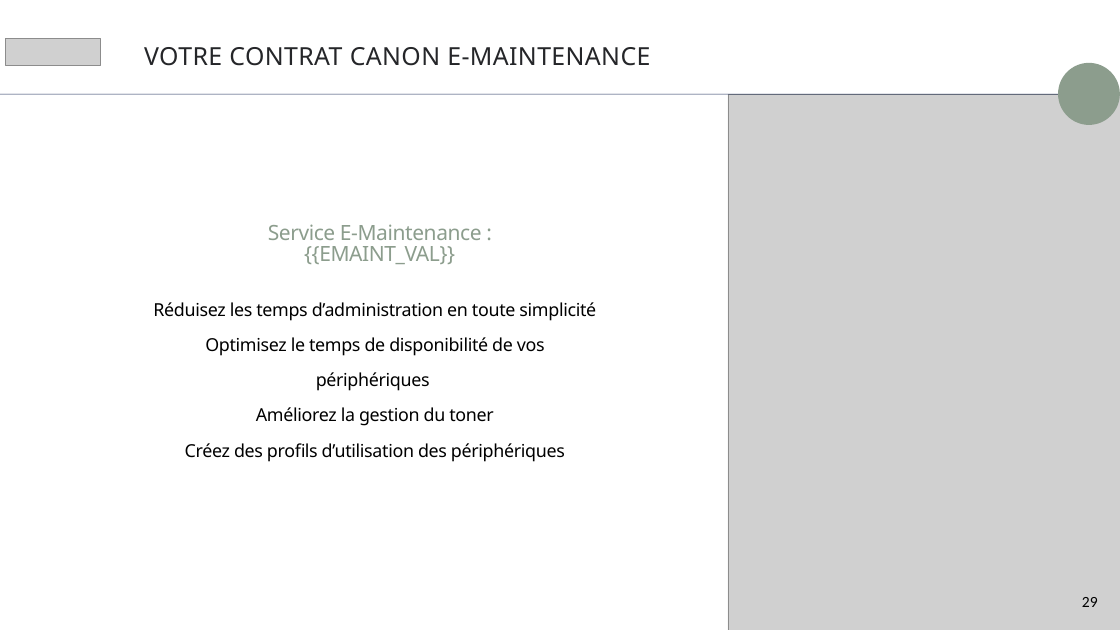
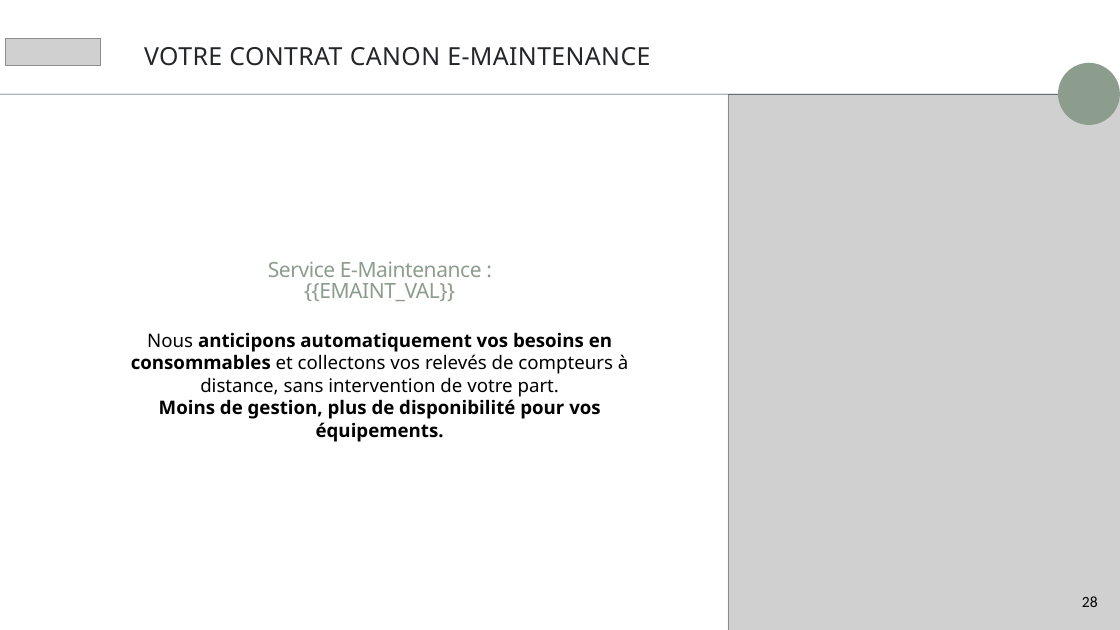
Before and after one commit to Mikael2655/levad-simulateur, a slide deck: slide 28 of assets/template.pptx (slide 29 before the commit). Drawn at 1120x630 pixels with LibreOffice and Linux fonts; fonts in the diff are those of the drawing; grey boxes stand for pictures; background and template pictures are left out. Boxes give left, top, right and bottom in pixels: in the first picture for what was removed or moved away, otherwise in the second. Text is boxed around its words. In the diff, an @@ line names an element or a change of style, - is before the commit and + after.

```diff
--- a/assets/template.pptx
+++ b/assets/template.pptx
@@ text "Service E-Maintenance : {{EMAINT_VAL}}": place and size @@
-text "Service E-Maintenance : {{EMAINT_VAL}}" at [268,224,482,264]
+text "Service E-Maintenance : {{EMAINT_VAL}}" at [268,261,482,301]
@@ text at [131,332,628,442]: text changed; size 23 to 24 pt; bold on @@
-Réduisez les temps d’administration en toute simplicité
-Optimisez le temps de disponibilité de vos périphériques
-Améliorez la gestion du toner
-Créez des profils d’utilisation des périphériques
+Nous anticipons automatiquement vos besoins en consommables et collectons vos relevés de compteurs à distance, sans intervention de votre part.
+Moins de gestion, plus de disponibilité pour vos équipements.
@@ page number at [1082,596,1098,607]: text changed @@
-29
+28
```
Also in this commit, not shown: 10 other slides changed, 1 slide removed, 7 other files.
